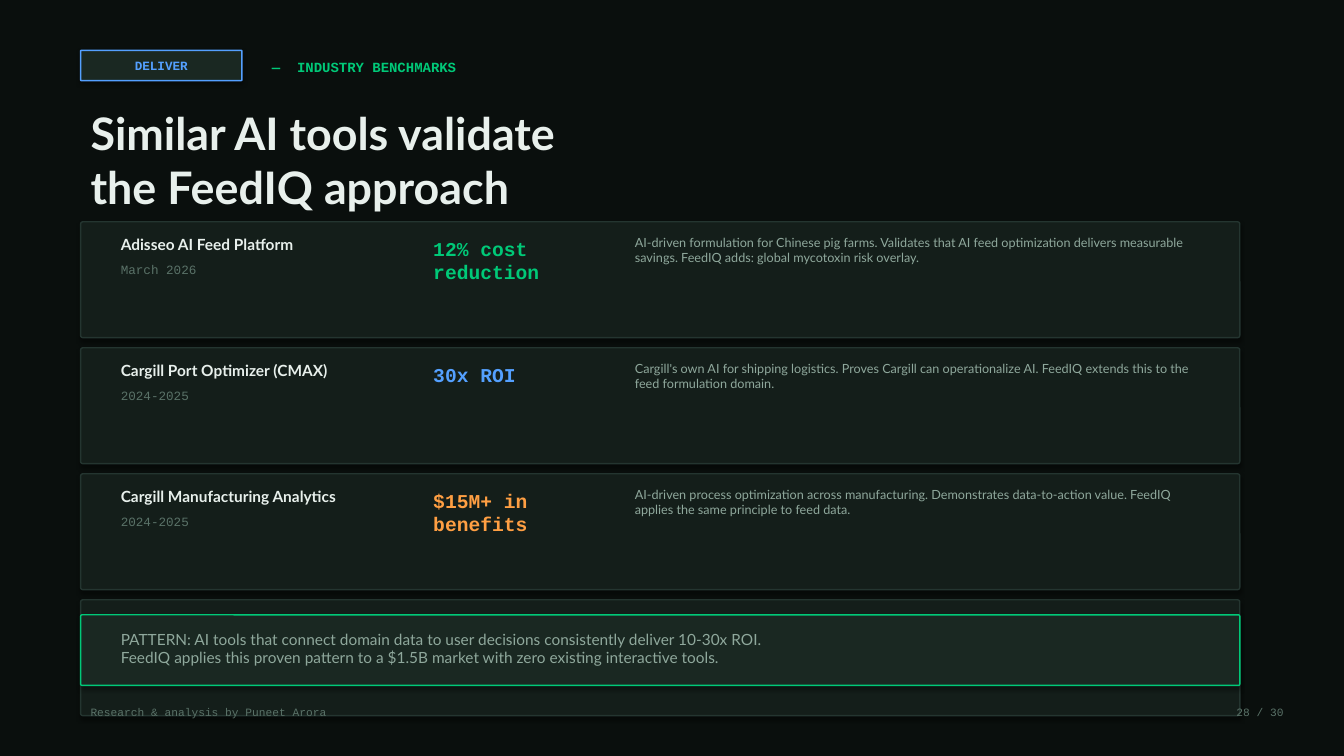
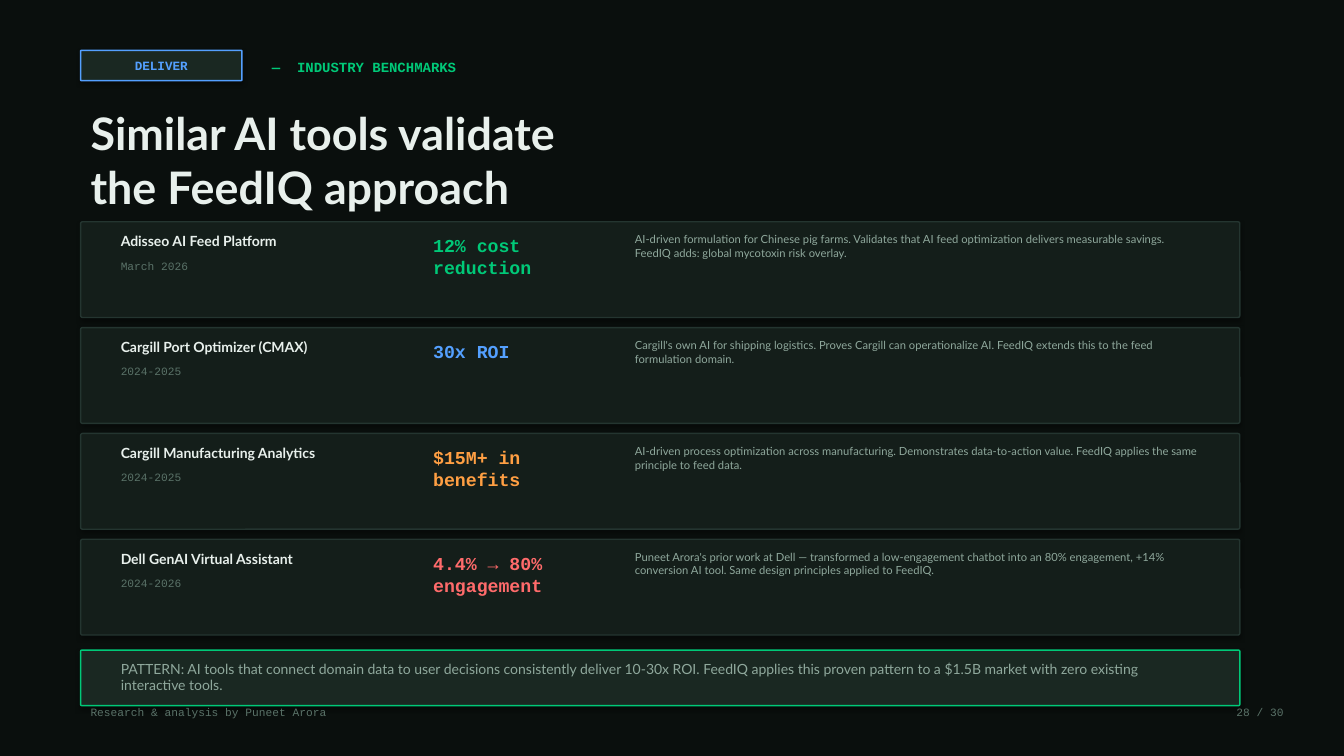
Before and after one commit to puneetindeelhi940/portfolio, a slide deck: slide 28 of FeedIQ-TCT-Case-Study-Puneet-Arora.pptx. Drawn at 1344x756 pixels with LibreOffice and Linux fonts; fonts in the diff are those of the drawing. Boxes give left, top, right and bottom in pixels: in the first picture for what was removed or moved away, otherwise in the second. Text is boxed around its words. In the diff, an @@ line names an element or a change of style, - is before the commit and + after.

```diff
--- a/FeedIQ-TCT-Case-Study-Puneet-Arora.pptx
+++ b/FeedIQ-TCT-Case-Study-Puneet-Arora.pptx
@@ rounded rectangle: place and size @@
-rounded rectangle at box(81, 222, 1240, 338)
+rounded rectangle at box(81, 222, 1240, 318)
@@ rounded rectangle: place and size @@
-rounded rectangle at box(81, 348, 1240, 464)
+rounded rectangle at box(81, 328, 1240, 423)
@@ text "Cargill Port Optimizer (CMAX)": place and size @@
-text "Cargill Port Optimizer (CMAX)" at box(121, 364, 327, 379)
+text "Cargill Port Optimizer (CMAX)" at box(121, 341, 308, 355)
@@ text "30x ROI": place and size @@
-text "30x ROI" at box(433, 369, 515, 382)
+text "30x ROI" at box(433, 346, 510, 358)
@@ text "Cargill's own AI for shipping ...": place and size @@
-text "Cargill's own AI for shipping ..." at box(635, 363, 1188, 388)
+text "Cargill's own AI for shipping ..." at box(635, 341, 1153, 363)
@@ text "2024-2025": place and size @@
-text "2024-2025" at box(121, 392, 189, 400)
+text "2024-2025" at box(121, 368, 182, 375)
@@ rounded rectangle: place and size @@
-rounded rectangle at box(81, 474, 1240, 590)
+rounded rectangle at box(81, 434, 1240, 529)
@@ text "Cargill Manufacturing Analytics": place and size @@
-text "Cargill Manufacturing Analytics" at box(121, 490, 336, 505)
+text "Cargill Manufacturing Analytics" at box(121, 447, 315, 461)
@@ text "$15M+ in benefits": place and size @@
-text "$15M+ in benefits" at box(433, 494, 528, 532)
+text "$15M+ in benefits" at box(433, 452, 521, 486)
@@ text "AI-driven process optimization across manufacturing. ...": place and size @@
-text "AI-driven process optimization across manufacturing. ..." at box(635, 490, 1171, 516)
+text "AI-driven process optimization across manufacturing. ..." at box(635, 447, 1197, 471)
@@ text "2024-2025": place and size @@
-text "2024-2025" at box(121, 518, 189, 526)
+text "2024-2025" at box(121, 474, 182, 481)
@@ rounded rectangle: place and size @@
-rounded rectangle at box(81, 600, 1240, 716)
+rounded rectangle at box(81, 539, 1240, 635)
@@ size 11 to 10 pt in 5 elements at box(121, 235, 277, 246), box(121, 341, 308, 355), box(121, 663, 1138, 690), box(121, 447, 315, 461), box(121, 553, 293, 564) @@
@@ text "Dell GenAI Virtual Assistant": place and size @@
-text "Dell GenAI Virtual Assistant" at box(121, 614, 311, 616)
+text "Dell GenAI Virtual Assistant" at box(121, 553, 293, 564)
@@ size 14 to 13 pt in 4 elements at box(433, 240, 531, 274), box(433, 346, 510, 358), box(433, 452, 521, 486), box(433, 558, 542, 596) @@
@@ text "4.4% → 80% engagement": place and size @@
-text "4.4% → 80% engagement" at box(433, 637, 551, 663)
+text "4.4% → 80% engagement" at box(433, 558, 542, 596)
@@ size 9 to 8 pt in 7 elements at box(121, 262, 188, 270), box(635, 235, 1164, 259), box(121, 368, 182, 375), box(635, 341, 1153, 363), box(121, 474, 182, 481), box(635, 447, 1197, 471), box(635, 553, 1164, 576) @@
@@ text "Puneet Arora's prior work at ...": place and size @@
-text "Puneet Arora's prior work at ..." at box(635, 614, 1194, 643)
+text "Puneet Arora's prior work at ..." at box(635, 553, 1164, 576)
@@ text added at box(121, 580, 182, 587), 8 pt, text #5A7268 @@
+2024-2026
@@ rounded rectangle: place and size @@
-rounded rectangle at box(81, 615, 1240, 686)
+rounded rectangle at box(81, 650, 1240, 706)
@@ text "PATTERN: AI tools that connect ...": place and size @@
-text "PATTERN: AI tools that connect ..." at box(121, 633, 761, 666)
+text "PATTERN: AI tools that connect ..." at box(121, 663, 1138, 690)
```
Also in this commit, not shown: 24 other slides changed, 1 other file.
